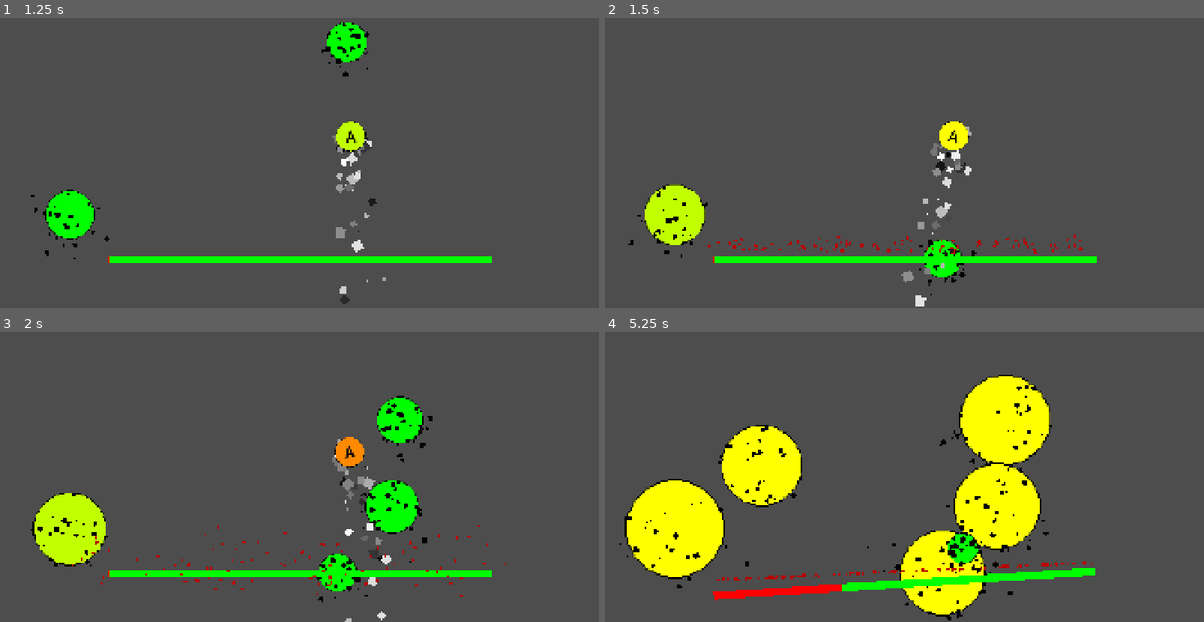
Above: before the commit, frames 1-4 (two rows, left to right).
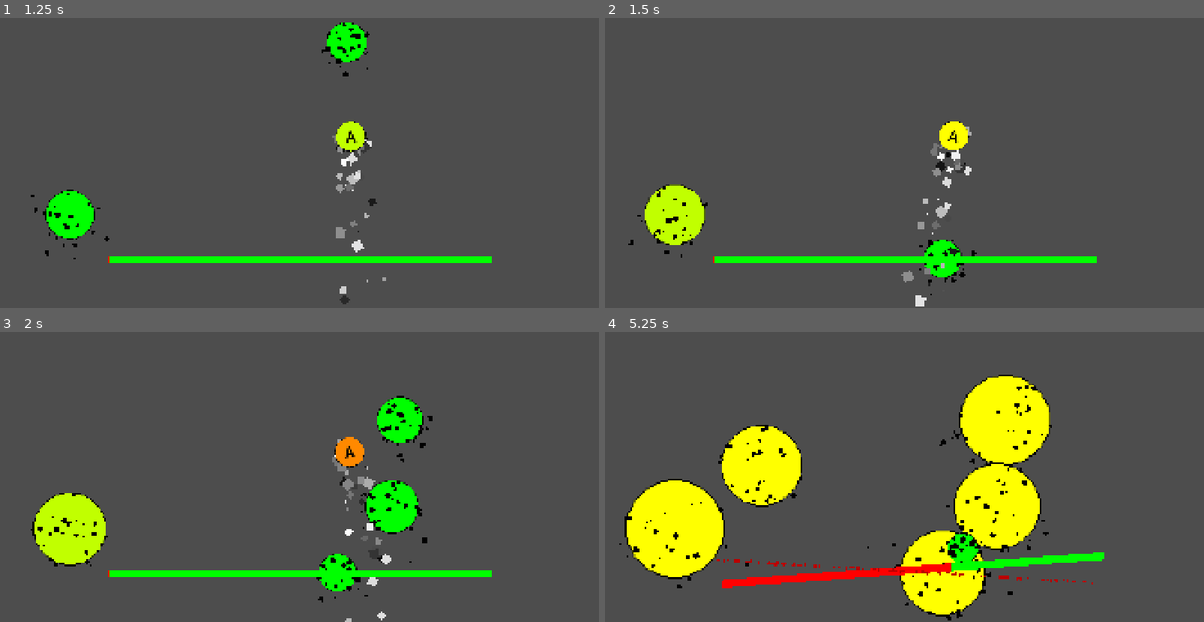
Above: after the commit, the same moments.

Repository: k3mystra/needy-college-student
Game: Godot game, scene res://ButtonMiniGame/test_game_scene.tscn
Two runs of this game, one before a commit and one after it. Both use one fixed random seed, a clock stepped at 60 frames per second and the inputs below.
Inputs (mouse positions are in pixels of both pictures, inside the frame that each line leads up to):
- Up to frame 1 (1.25 s): tap Enter at 0.5 s
- Up to frame 2 (1.5 s): click (952, 41) at 1.27 s
- Up to frame 3 (2 s): no input
- Up to frame 4 (5.25 s): click (676, 529) at 2.02 s; click (676, 529) at 2.77 s

Frame 1 is identical in both runs. In frame 2, 0.3% of the frame differs, in the area x 17-80%, y 74-82%; in frame 3, 0.3%; in frame 4, 3.7%, in the area x 18-84%, y 75-93%.

Commit message:
more sounds

Diff:
--- a/ButtonMiniGame/button_mash_game.gd
+++ b/ButtonMiniGame/button_mash_game.gd
@@ -33,6 +33,7 @@
 var bell = preload("res://ButtonMiniGame/sounds/bell.ogg")
 var ping = preload("res://ButtonMiniGame/sounds/ping.ogg")
 var wrong = preload("res://ButtonMiniGame/sounds/wrong.ogg")
+var glass = preload("res://ButtonMiniGame/sounds/break.ogg")
 
 
 func _ready() -> void:
@@ -116,7 +117,7 @@
 				_resultcheck(true)
 			else:
 				play_sound(wrong, 1, 2)
-				_slider_damage(10)
+				_slider_damage(15)
 				timer -= 0.5
 				print ("OOPS")
 
@@ -131,7 +132,7 @@
 		print ("GOOD EVERYTHING IS GOOD")
 	else:
 		play_sound(bell, 1, 3)
-		_slider_damage(25)
+		_slider_damage(45)
 		allow_count = true
 		timer = prevtimer
 		cooldown = prevcooldown + randf_range(-0.4, 0)
@@ -143,7 +144,9 @@
 	circle.rotation_degrees = randf_range(-15, 15)
 
 func _slider_damage(value: float):
-	bloodParticle.emitting = true
+	if value > 0:
+		play_sound(glass, 1, 6)
+		bloodParticle.emitting = true
 	slider.value += value
 	while value > 0:
 		sliderholder.global_position = prevsliderpos
--- a/ButtonMiniGame/button_mash_game.tscn
+++ b/ButtonMiniGame/button_mash_game.tscn
@@ -67,7 +67,7 @@
 amount = 55
 texture = ExtResource("3_h0o0h")
 lifetime = 2.0
-preprocess = 1.6099999999999999
+preprocess = 1.61
 randomness = 0.27
 lifetime_randomness = 0.4
 local_coords = true
--- a/ButtonMiniGame/button_spam.gd
+++ b/ButtonMiniGame/button_spam.gd
@@ -10,6 +10,8 @@
 
 #PRELAOD SOUNDS HERE
 var grow = preload("res://ButtonMiniGame/sounds/grow.ogg")
+var shrink = preload("res://ButtonMiniGame/sounds/shrink.ogg")
+
 
 # Called when the node enters the scene tree for the first time.
 func _ready() -> void:
@@ -33,7 +35,7 @@
 	circleColor = int(ceil(target_color))
 	timer -= 1 * delta
 	if timer < 0:
-		play_sound(grow, 0.5, 1)
+		play_sound(grow, 0.5, 0.2)
 		circle_size.scale += Vector2(speed, speed)
 		timer = prev_timer
 	if circle_size.scale.x > max_size:
@@ -46,7 +48,9 @@
 		Global.buttonspam_W.emit()
 
 func _on_button_pressed() -> void:
+	play_sound(shrink, 2, 5)
 	circle_size.scale -= Vector2(0.4, 0.4)
+
 
 func play_sound (stream: AudioStream, pitch: float, volume: float): # YOU CAN JUST COPY AND PASTE THIS
 	var p = AudioStreamPlayer2D.new() # make new audioplayer
Not shown, added: ButtonMiniGame/sounds/break.ogg.import
Not shown, added: ButtonMiniGame/sounds/shrink.ogg.import
Not shown, added: ButtonMiniGame/sounds/break.ogg
Not shown, changed: ButtonMiniGame/sounds/grow.ogg
Not shown, added: ButtonMiniGame/sounds/shrink.ogg
